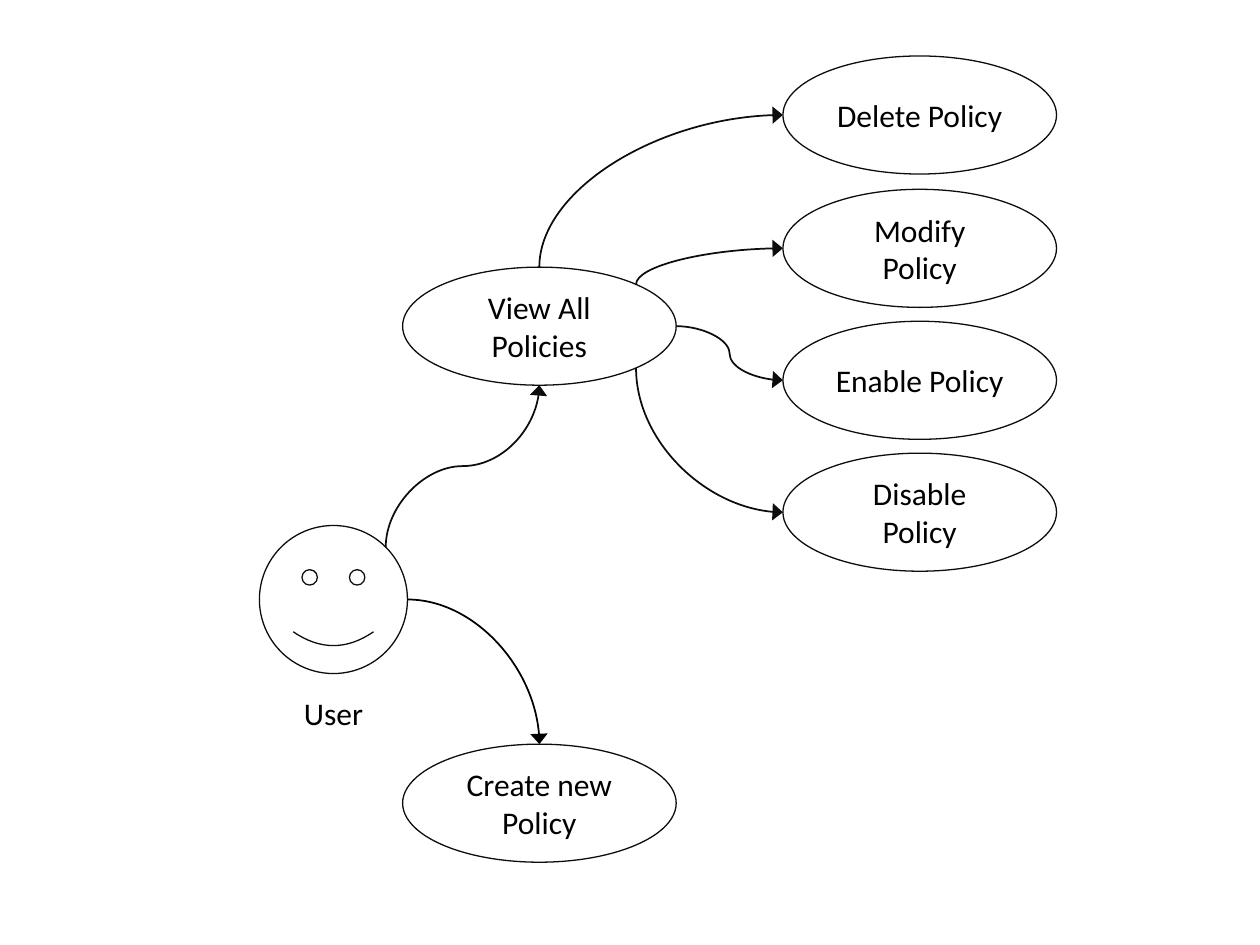
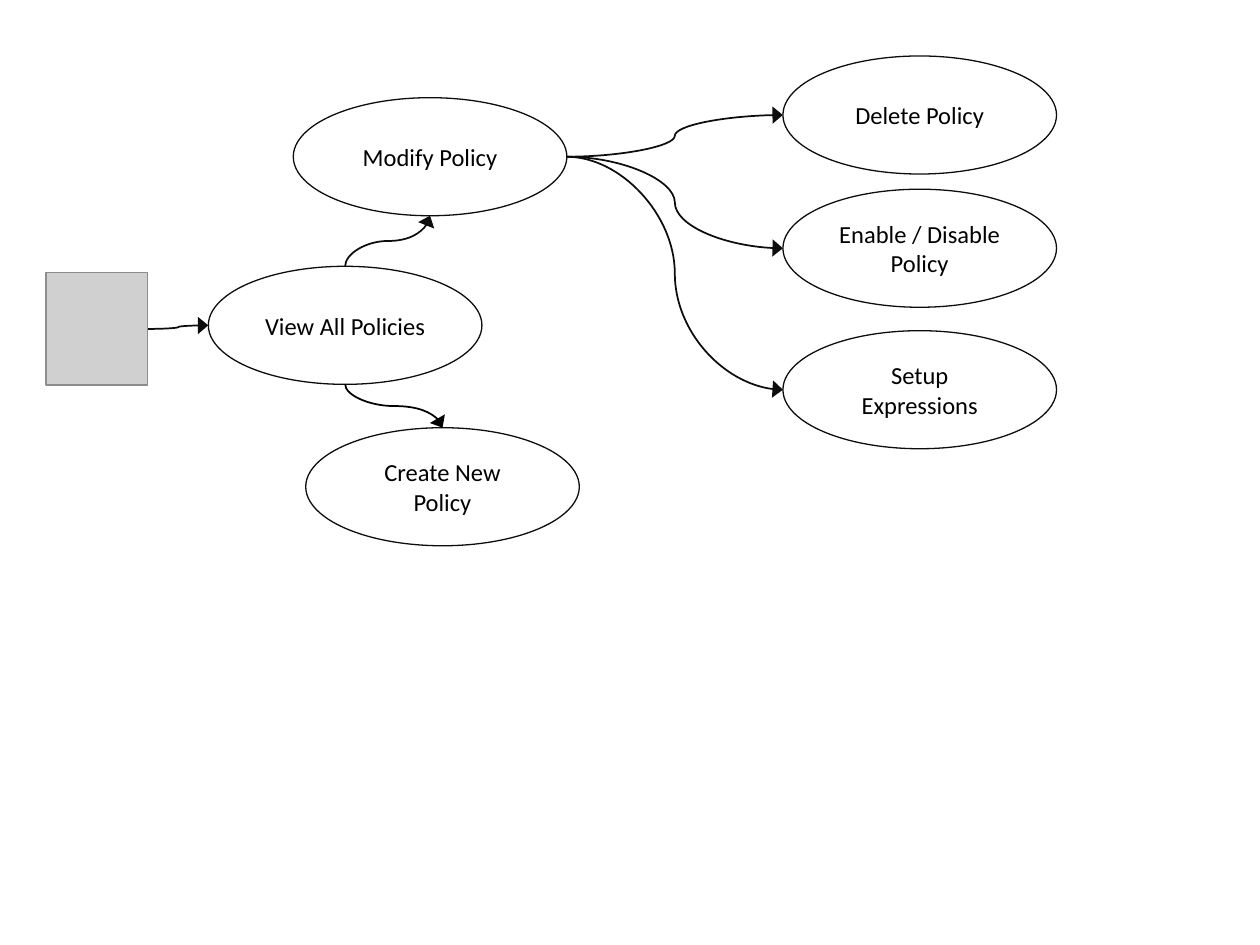
Before and after one commit to tkok/GSD-report, a slide deck: slide 1 of documents/Use Case Diagram.pptx. Drawn at 1260x945 pixels with LibreOffice and Linux fonts; fonts in the diff are those of the drawing; grey boxes stand for pictures. Boxes give left, top, right and bottom in pixels: in the first picture for what was removed or moved away, otherwise in the second. Text is boxed around its words. In the diff, an @@ line names an element or a change of style, - is before the commit and + after.

```diff
--- a/documents/Use Case Diagram.pptx
+++ b/documents/Use Case Diagram.pptx
@@ size 18 to 14 pt in 3 elements at bbox=[782, 55, 1056, 174], bbox=[208, 266, 481, 384], bbox=[294, 98, 567, 217] @@
@@ ellipse "Modify Policy": place and size @@
-ellipse "Modify Policy" at bbox=[782, 189, 1056, 307]
+ellipse "Modify Policy" at bbox=[294, 98, 567, 217]
@@ curved arrow moved from (539, 267) - (782, 115) to (567, 156) - (782, 115) @@
@@ curved arrow moved from (636, 368) - (782, 513) to (567, 156) - (782, 248) @@
@@ curved arrow moved from (636, 285) - (782, 248) to (567, 156) - (782, 389) @@
@@ ellipse "Enable / Disable Policy": place and size @@
-ellipse "Enable / Disable Policy" at bbox=[782, 321, 1056, 440]
+ellipse "Enable / Disable Policy" at bbox=[782, 189, 1056, 307]
@@ curved arrow moved from (677, 326) - (782, 381) to (345, 266) - (430, 215) @@
@@ text in ellipse at bbox=[839, 226, 1000, 276]: text changed; size 18 to 14 pt @@
-Enable Policy
+Enable / Disable Policy
@@ ellipse "View All Policies": place and size @@
-ellipse "View All Policies" at bbox=[403, 267, 677, 386]
+ellipse "View All Policies" at bbox=[208, 266, 481, 384]
@@ picture added at bbox=[45, 273, 147, 386] @@
@@ curved arrow moved from (386, 547) - (539, 386) to (147, 329) - (208, 325) @@
@@ ellipse added at bbox=[782, 330, 1056, 449], outline #0D0D0D 0.75 pt, 14 pt, text #000000 @@
+Setup Expressions
@@ curved arrow moved from (407, 600) - (539, 745) to (345, 384) - (442, 428) @@
@@ ellipse "Create New Policy": place and size @@
-ellipse "Create New Policy" at bbox=[403, 745, 677, 863]
+ellipse "Create New Policy" at bbox=[306, 428, 580, 547]
@@ text in ellipse at bbox=[384, 465, 500, 515]: text changed; size 18 to 14 pt @@
-Create new Policy
+Create New Policy
@@ ellipse removed at bbox=[782, 454, 1056, 572] @@
-Disable Policy
@@ smiley face removed at bbox=[260, 525, 408, 674] @@
-User
```
Also in this commit, not shown: 2 other files.
